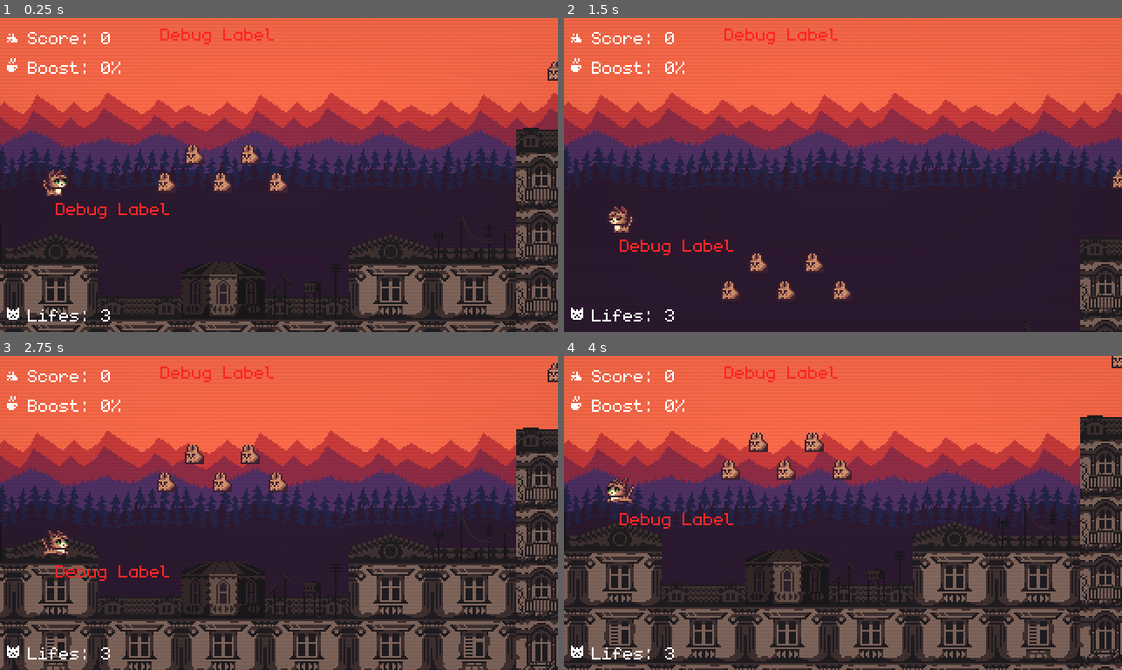
Above: before the commit, frames 1-4 (two rows, left to right).
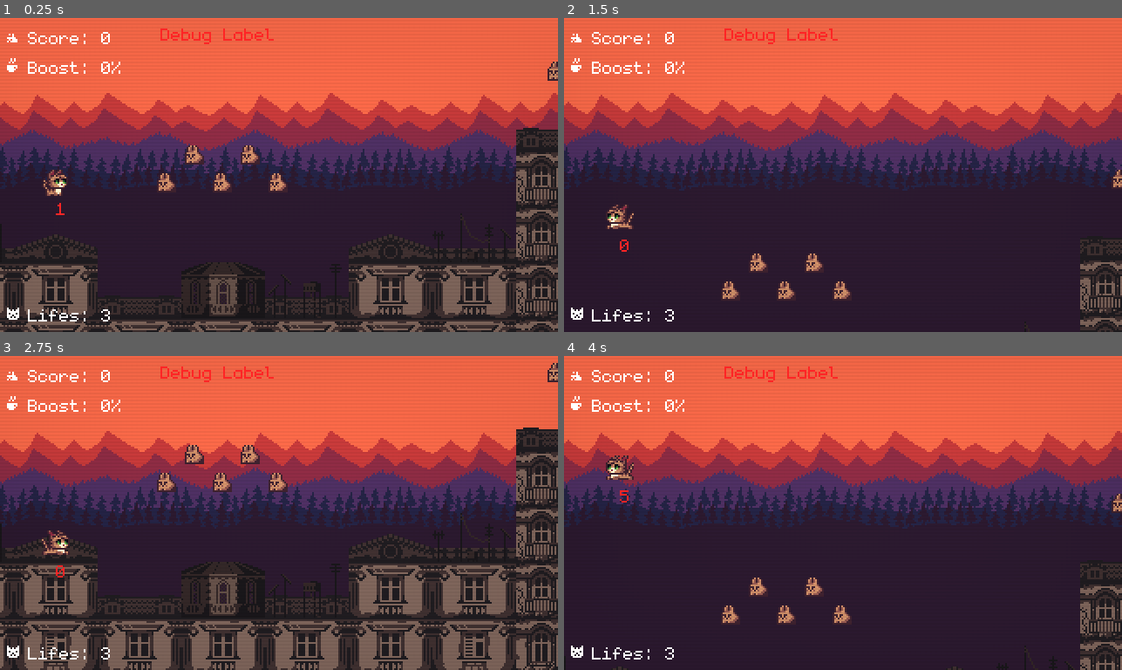
Above: after the commit, the same moments.

Repository: darkgraycat/marcy-runner-gd
Game: Godot game, scene res://autoload/main.tscn
The game is run twice, just before and just after one commit, with the same random seed, the same clock (stepped at 60 frames per second) and the same inputs.
Inputs:
- Up to frame 1 (0.25 s): no input
- Up to frame 2 (1.5 s): tap Enter (debug_action) at 0.5 s; hold W (move_right) 0.53-1.28 s; tap Space (jump) at 0.6, 0.77, 1.07, 1.35 s; hold Q (move_left) from 1.28 s (still down)
- Up to frame 3 (2.75 s): tap Space (jump) at 1.52, 1.82, 2.1 s; release Q (move_left) at 2.03 s; hold W (move_right) from 2.03 s (still down)
- Up to frame 4 (4 s): tap Space (jump) at 2.85, 3.02, 3.32, 3.6, 3.77 s; release W (move_right) at 3.53 s; hold Q (move_left) from 3.53 s (still down)

The runs differ from the first frame. In frame 1, 0.3% of the frame differs, in the area x 10-31%, y 58-64%; in frame 2, 0.5%; in frame 3, 0.2%; in frame 4, 18%, in the area x 0-100%, y 0-100%.

Commit message:
: did cleanup

Diff:
--- a/autoload/util.gd
+++ b/autoload/util.gd
@@ -12,7 +12,7 @@
 
 func log(msg: String, ...rest: Array) -> void:
 	var time := float(Time.get_ticks_msec())
-	prints("%8.3f│%s" % [time / 1000, msg], rest)
+	prints("%8.3f│%s" % [time / 1000, msg], " ".join(rest))
 
 
 func notify(message: String, channel: int = 0) -> void:
@@ -97,10 +97,10 @@
 		func(n: Node) -> bool: return is_instance_of(n, type)
 	)
 
-
-func sleep(delay: float) -> void:
-	await get_tree().create_timer(delay).timeout
-
+func sleep(seconds: float) -> void:
+	while seconds > 0.0:
+		await get_tree().process_frame
+		seconds -= get_process_delta_time()
 
 ## VALIDATION AND ERROR HANDLING ###############################################
 
--- a/components/attributes.gd
+++ b/components/attributes.gd
@@ -2,6 +2,7 @@
 
 signal changed(key: String, value: float)
 signal switched(key: String, value: bool)
+signal expired(key: String)
 
 @export var attributes: AttributesResource
 
@@ -17,21 +18,34 @@
 	changed.emit(key, value)
 
 func addv(key: String, value: float) -> void:
-	setv(key, attributes.values[key] + value)
+	attributes.values[key] += value
+	changed.emit(key, attributes.values[key])
 
 func geti(key: String) -> int:
-	return int(attributes.values[key])
+	return int(getv(key))
 
 func seti(key: String, value: int) -> void:
-	attributes.values[key] = float(value)
-	changed.emit(key, value)
+	return setv(key, float(value))
 
 func addi(key: String, value: int) -> void:
-	seti(key, int(attributes.values[key] + value))
+	return addv(key, float(value))
 
 func enabled(key: String) -> bool:
 	return getv(key) > 0
 
 func switch(key: String, value: bool) -> void:
-	attributes.values[key] = 1 if value else 0
+	setv(key, 1 if value else 0)
 	switched.emit(key, value)
+
+func setv_timed(key: String, value: float, seconds: float) -> void:
+	var prev := getv(key)
+	setv(key, value)
+	await Utils.sleep(seconds)
+	setv(key, prev)
+	expired.emit()
+
+func seti_timed(key: String, value: int, seconds: float) -> void:
+	await setv_timed(key, float(value), seconds)
+
+func switch_timed(key: String, value: bool, seconds: float) -> void:
+	await setv_timed(key, 1 if value else 0, seconds)
--- a/components/c_attributes.gd
+++ /dev/null
@@ -1,49 +0,0 @@
-class_name CAttributes extends Node
-
-signal changed(key: String, value: float)
-signal switched(key: String, value: bool)
-
-@export var data: CAttributesResource
-
-
-func _ready() -> void:
-	assert(data, "CAttributesResource is not defined")
-	data._init()
-
-
-func getv(key: String) -> float:
-	return data._attrs[key]
-
-
-func setv(key: String, value: float) -> void:
-	data._attrs[key] = value
-	changed.emit(key, value)
-
-
-func modv(key: String, value: float) -> float:
-	setv(key, value)
-	return data._attrs[key]
-
-
-func geti(key: String) -> int:
-	return int(data._attrs[key])
-
-
-func seti(key: String, value: int) -> void:
-	data._attrs[key] = float(value)
-	changed.emit(key, value)
-
-
-func modi(key: String, value: int) -> int:
-	seti(key, value)
-	return int(data._attrs[key])
-
-
-
-func enabled(key: String) -> bool:
-	return data._attrs[key] > 0.0
-
-
-func switch(key: String, flag: bool) -> void:
-	data._attrs[key] = 1.0 if flag else 0.0
-	switched.emit(key, flag)
--- a/components/c_attributes.resource.gd
+++ /dev/null
@@ -1,11 +0,0 @@
-@abstract class_name CAttributesResource extends Resource
-
-var _attrs: Dictionary[String, float]
-
-
-@abstract
-func get_attributes() -> Dictionary[String, float]
-
-
-func _init() -> void:
-	_attrs = get_attributes()
--- a/components/c_gravity.gd
+++ /dev/null
@@ -1,32 +0,0 @@
-class_name CGravity extends Node
-
-@export var body: CharacterBody2D
-@export var weight := 1.0:
-	set(v): weight = v; _gravity_force = v * Globals.GRAVITY
-
-var _gravity_force := 0.0
-var _is_running := false
-
-
-func _ready() -> void:
-	assert(body, "CharacterBody2D is not defined")
-	_gravity_force = weight * Globals.GRAVITY
-
-
-
-func apply_gravity(delta: float) -> void:
-	if !body.is_on_floor():
-		body.velocity.y += _gravity_force * delta
-
-
-func is_falling() -> bool:
-	return  !body.is_on_floor() && body.velocity.y > 0
-
-
-func _update_velocity() -> void:
-	_is_running = true
-	while body.velocity.y > 0 && !body.is_on_floor():
-		body.velocity.y += _gravity_force * get_physics_process_delta_time()
-		await get_tree().physics_frame
-
-	_is_running = false
--- a/components/c_jumping.gd
+++ /dev/null
@@ -1,27 +0,0 @@
-class_name CJumping extends Node
-
-@export var body: CharacterBody2D
-@export var jumps_max: int = 10
-@export var jump_force: float = 250.0
-
-var is_jumping: bool = false
-var jumps_left: int
-
-func _ready() -> void:
-	assert(body, "CharacterBody2D is not defined")
-	jumps_left = jumps_max
-
-func jump() -> bool:
-	if is_jumping || jumps_left <= 0: return false
-	body.velocity.y = -jump_force * 5
-	jumps_left -= 1
-	is_jumping = true
-	return is_jumping
-
-func stop() -> void:
-	is_jumping = false
-
-	if body.velocity.y < 0:
-		body.velocity.y /= 2
-
-	pass
--- a/components/c_velocity.gd
+++ /dev/null
@@ -1,31 +0,0 @@
-class_name CVelocity extends Node
-
-@export var body: CharacterBody2D
-@export var acceleration := 10.0
-@export var target_speed := 50.0
-
-var _target_velocity := 0.0
-var _is_running := false
-
-func _ready() -> void:
-	assert(body, "CharacterBody2D is not defined")
-
-
-func move(direction: float) -> void:
-	_target_velocity = direction * target_speed
-	if !_is_running: _update_velocity()
-
-
-func stop() -> void:
-	move(0.0)
-
-
-func _update_velocity() -> void:
-	_is_running = true
-	while abs(body.velocity.x - _target_velocity) > 0.1:
-		var lerp_weight := 1.0 - exp(-acceleration * get_physics_process_delta_time())
-		body.velocity.x = lerp(body.velocity.x, _target_velocity, lerp_weight)
-		await get_tree().physics_frame
-
-	body.velocity.x = _target_velocity
-	_is_running = false
--- a/components/c_controller.gd
+++ b/components/controller.gd
@@ -1,4 +1,5 @@
-class_name CController extends Control
+class_name Controller extends Control
+
 
 signal move_started(axis: float)
 signal move_stopped()
@@ -7,10 +8,10 @@
 
 enum Key { Left, Right, Jump }
 
-@export var scheme: Dictionary[CController.Key, StringName] = {
-	Key.Left: &"ui_left",
-	Key.Right: &"ui_right",
-	Key.Jump: &"ui_select",
+@export var scheme: Dictionary[Controller.Key, StringName] = {
+	Key.Left: &"move_left",
+	Key.Right: &"move_right",
+	Key.Jump: &"jump",
 }
 
 func _input(event: InputEvent) -> void:
--- a/scenes/entities/enemy/drone.enemy.tscn
+++ b/scenes/entities/enemy/drone.enemy.tscn
@@ -5,7 +5,7 @@
 [ext_resource type="Script" uid="uid://bgls2w0utsm1a" path="res://components/status_effect/status_effect.resource.gd" id="2_goa2j"]
 [ext_resource type="Script" uid="uid://dbs3r07tmmat7" path="res://components/status_effect/collection/health_mod.status_effect.gd" id="3_hj7f3"]
 [ext_resource type="Script" uid="uid://bow30cxumeo27" path="res://components/status_effect/collection/knockback.status_effect.gd" id="4_ip72x"]
-[ext_resource type="Script" uid="uid://xypka0y55jpc" path="res://components/c_velocity.gd" id="5_ip72x"]
+[ext_resource type="Script" uid="uid://ducc4yyfp47p0" path="res://components/movement.gd" id="5_ip72x"]
 [ext_resource type="PackedScene" uid="uid://bnssyl4v6wjh8" path="res://scenes/ui/debug_label.tscn" id="6_5pdap"]
 
 [sub_resource type="Resource" id="Resource_3ieed"]
@@ -94,9 +94,11 @@
 
 [node name="Components" type="Node" parent="."]
 
-[node name="CVelocity" type="Node" parent="Components" node_paths=PackedStringArray("body")]
+[node name="Movement" type="Node" parent="Components" node_paths=PackedStringArray("body")]
 script = ExtResource("5_ip72x")
 body = NodePath("../..")
+target_speed = 50.0
+metadata/_custom_type_script = "uid://ducc4yyfp47p0"
 
 [node name="Sprite2D" type="Sprite2D" parent="."]
 position = Vector2(0, -4)
--- a/scenes/entities/enemy/enemy.gd
+++ b/scenes/entities/enemy/enemy.gd
@@ -8,8 +8,8 @@
 @export var hurbox_area_2d: Area2D
 @export var status_effects: Array[StatusEffectResource] = []
 
-@onready var c_velocity: CVelocity = $Components/CVelocity
-@onready var c_gravity: CGravity = $Components/CGravity
+@onready var movement: Movement = $Components/Movement
+@onready var gravity: Gravity = $Components/Gravity
 
 var is_dying: bool = false
 
@@ -20,14 +20,14 @@
 	hurbox_area_2d.body_entered.connect(_on_hurbox_area_2d_body_entered)
 	animation_player.play("idle")
 
-	if c_velocity: c_velocity.move(movement_direction)
+	if movement: movement.move(movement_direction)
 
 
 func _physics_process(delta: float) -> void:
 	# TODO: it just doesnt work
 	# solution: dont use Base classes on entities
 	# 			do a full composition instead
-	if c_gravity: c_gravity.apply_gravity(delta)
+	if gravity: gravity.apply_gravity(delta)
 	move_and_slide()
 
 
--- a/scenes/entities/enemy/slow_station.enemy.tscn
+++ b/scenes/entities/enemy/slow_station.enemy.tscn
@@ -5,7 +5,7 @@
 [ext_resource type="Texture2D" uid="uid://bhfr557mvmy7c" path="res://assets/sprites/enemies.png" id="2_qb5fb"]
 [ext_resource type="Resource" uid="uid://bvukyg7q2cjwg" path="res://resources/status_effects/dispel_speed_timed.status_effect.tres" id="3_2gisq"]
 [ext_resource type="Resource" uid="uid://bam4wp1arw58h" path="res://resources/status_effects/slow_25_5s.status_effect.tres" id="4_nm7ey"]
-[ext_resource type="Script" uid="uid://2ijufwrafa3" path="res://components/c_gravity.gd" id="5_nm7ey"]
+[ext_resource type="Script" uid="uid://c7o8ufu43hivi" path="res://components/gravity.gd" id="5_nm7ey"]
 
 [sub_resource type="Animation" id="Animation_y7108"]
 length = 0.001
@@ -81,12 +81,13 @@
 status_effects = Array[ExtResource("2_cc8sq")]([ExtResource("3_2gisq"), ExtResource("4_nm7ey")])
 metadata/_custom_type_script = "uid://ci1vbr35wldyi"
 
-[node name="Node" type="Node" parent="."]
+[node name="Components" type="Node" parent="."]
 
-[node name="CGravity" type="Node" parent="Node" node_paths=PackedStringArray("body")]
+[node name="Gravity" type="Node" parent="Components" node_paths=PackedStringArray("body")]
 script = ExtResource("5_nm7ey")
 body = NodePath("../..")
-metadata/_custom_type_script = "uid://2ijufwrafa3"
+weight = 1.5
+metadata/_custom_type_script = "uid://c7o8ufu43hivi"
 
 [node name="Sprite2D" type="Sprite2D" parent="."]
 position = Vector2(0, -2)
--- a/scenes/entities/player/player.gd
+++ b/scenes/entities/player/player.gd
@@ -1,6 +1,6 @@
 class_name Player extends CharacterBody2D
 
-@export var c_controller: CController
+@export var controller: Controller
 
 @onready var sprite_2d: Sprite2D = $Sprite2D
 @onready var animation_player: AnimationPlayer = $AnimationPlayer
@@ -12,15 +12,7 @@
 @onready var health: Health = $Components/Health
 @onready var attributes: Attributes = $Components/Attributes
 
-enum State {Idle, Move, Jump, Die, Oiia}
 const RAINBOW_MATERIAL = preload("res://scenes/entities/player/rainbow_material.tres")
-
-var input_move: float = 0.0
-var input_jump: bool = false
-var jump_in_progress: bool = false
-var current_state: String = "idle"
-var state: State = State.Idle: set = set_state
-
 
 func _ready() -> void:
 	movement.target_speed = attributes.getv(AttrPlayer.Key.MoveVelocity)
@@ -30,83 +22,55 @@
 	jumping.target_force = attributes.getv(AttrPlayer.Key.JumpVelocity)
 	jumping.maximum_jumps = attributes.geti(AttrPlayer.Key.JumpsAmount)
 	gravity.landed.connect(func() -> void:
-		print("Landed")
-		animation_player.play(&"idle")
+		update_animation()
 	)
 
 	health.died.connect(func() -> void:
 		die.call_deferred())
 	health.changed.connect(func(health: float) -> void:
-		attributes.setv(AttrPlayer.Key.Health, health)
-		Events.emit_player_attr_updated(AttrPlayer.Key.Health, health))
+		attributes.setv(AttrPlayer.Key.Health, health))
 
-	attributes.changed.connect(Events.emit_player_attr_updated)
+	controller.jump_started.connect(func() -> void:
+		jumping.jump()
+		animation_player.play(&"jump"))
 
-	c_controller.jump_started.connect(func() -> void:
-		jumping.jump()
-		if is_on_floor(): animation_player.play(&"jump"))
+	controller.jump_stopped.connect(func() -> void:
+		jumping.stop()
+		update_animation())
 
-	c_controller.jump_stopped.connect(func() -> void:
-		jumping.stop()
-		if !is_on_floor():
-			# TODO: add fall animation
-			animation_player.play(&"jump"))
+	controller.move_started.connect(func(direction: float) -> void:
+		movement.move(direction)
+		sprite_2d.flip_h=direction < 0
+		update_animation())
 
-	c_controller.move_started.connect(func(direction: float) -> void:
-		movement.move(direction)
-		sprite_2d.flip_h = direction < 0
-		if is_on_floor(): animation_player.play(&"walk"))
+	controller.move_stopped.connect(func() -> void:
+		movement.stop()
+		update_animation())
 
-	c_controller.move_stopped.connect(func() -> void:
-		movement.stop()
-		if is_on_floor(): animation_player.play(&"idle"))
+	attributes.changed.connect(_on_attributes_changed)
+	#attributes.seti(AttrPlayer.Key.JumpsAmount, 10)
 
+	await Utils.sleep(2)
+	attributes.seti_timed(AttrPlayer.Key.JumpsAmount, 10, 60)
 
 func _physics_process(_delta: float) -> void:
 	move_and_slide()
+	Events.emit("%s" % jumping.jumps_remaining, "debug_player")
 
-
-func set_state(new_state: State) -> void:
-	if state == new_state: return
-	state = new_state
-	sprite_2d.modulate = Color.WHITE
-	match state:
-		State.Idle: animation_player.play(&"idle")
-		State.Move: animation_player.play(&"walk")
-		State.Jump: animation_player.play(&"jump")
-		State.Oiia: animation_player.play(&"oiia")
-
-
-func next_state() -> State:
-	if state == State.Oiia:
-		return State.Oiia
-	if !is_on_floor():
-		return State.Jump
-	#elif abs(c_velocity._target_velocity) > 0.5:
-	elif abs(movement.target_velocity) > 0.5:
-		return State.Move
-	else:
-		return State.Idle
-
-
-func get_current_state() -> String:
-	return (
-		"jump" if not is_on_floor() else
-		"walk" if abs(velocity.x) > Globals.ACCELERATION else "idle"
+func update_animation() -> void:
+	animation_player.play(
+		&"jump" if not is_on_floor() else
+		&"walk" if abs(movement.target_velocity) > 0.5 else
+		&"idle"
 	)
-
 
 func die() -> void:
 	set_physics_process(false)
-	# movement_component.set_physics_process(false)
-	# c_velocity.set_physics_process(false)
 	movement.set_physics_process(false)
-
 	collision_shape_2d.disabled = true
 	animation_player.play("die")
 	await animation_player.animation_finished
 	Events.emit_player_died()
-
 
 func respawn(spawn_point: Vector2) -> void:
 	global_position = spawn_point
@@ -116,21 +80,19 @@
 	movement.set_physics_process(false)
 	collision_shape_2d.disabled = false
 	velocity = Vector2.ZERO
-	state = State.Idle
 	#status_effect_component.destroy_all_status_effects()
 	animation_player.play("RESET")
+	update_animation()
 	Events.emit_player_spawned(spawn_point)
 
 
-func _on_state_machine_enter_state(_idx: int, state_name: StringName) -> void:
-	match state_name:
-		"idle": prints("In idle state")
-		"walk": prints("In walk state")
-		"jump": prints("In jump state")
-	pass # Replace with function body.
+func _on_attributes_changed(key: String, value: float) -> void:
+	match key:
+		AttrPlayer.Key.MoveVelocity: movement.target_velocity = value
+		AttrPlayer.Key.MoveVelocity: movement.target_velocity = value
+		AttrPlayer.Key.Health: health.maximum_health = value
+		AttrPlayer.Key.JumpsAmount: jumping.maximum_jumps = int(value)
+		AttrPlayer.Key.JumpVelocity: jumping.target_force = value
 
-
-func _on_status_effect_component_status_effect_changed(status_effect: StatusEffectResource, is_applied: bool) -> void:
-	match status_effect.name:
-		"Oiia": state = State.Oiia if is_applied else State.Idle
-	#Events.emit_effects_updated(status_effect_component)
+	Utils.log("Player changed", key, "to", value)
+	Events.emit_player_attr_updated(key, value)
--- a/scenes/level/level.tscn
+++ b/scenes/level/level.tscn
@@ -13,7 +13,7 @@
 [ext_resource type="PackedScene" uid="uid://esk118apvowd" path="res://scenes/entities/enemy/slow_station.enemy.tscn" id="12_22udv"]
 [ext_resource type="PackedScene" uid="uid://dwvy3iglky6ea" path="res://scenes/entities/item/life.item.tscn" id="16_ra12g"]
 [ext_resource type="PackedScene" uid="uid://cu5doia18e8jp" path="res://scenes/parallax/parallax.tscn" id="16_xwduj"]
-[ext_resource type="Script" uid="uid://d1cmpfkt8ri1" path="res://components/c_controller.gd" id="17_ivku7"]
+[ext_resource type="Script" uid="uid://7uoop8neh54d" path="res://components/controller.gd" id="17_ss4b2"]
 [ext_resource type="PackedScene" uid="uid://cusa4cpmqiqdn" path="res://scenes/entities/item/bean.item.tscn" id="18_jpfpk"]
 [ext_resource type="PackedScene" uid="uid://cj2kxo8h6pjyr" path="res://scenes/tile_map_grid/tile_map_grid.tscn" id="18_ss4b2"]
 [ext_resource type="PackedScene" uid="uid://dclf27yij27b2" path="res://scenes/entities/item/panacat.item.tscn" id="19_eqy4y"]
@@ -72,26 +72,20 @@
 tile_map_data = PackedByteArray("AAAcAAsAAAAAAAAABwAfAAoAAAAAAAAABwAiAAkAAAAAAAAABwBHAAYAAAAAAAAABwAWAAAAAAAAAAAACABDAA …(976 unchanged characters)…
 tile_set = SubResource("TileSet_ch102")
 
-[node name="Player" parent="." node_paths=PackedStringArray("c_controller") instance=ExtResource("3_dlyvo")]
+[node name="Player" parent="." node_paths=PackedStringArray("controller") instance=ExtResource("3_dlyvo")]
 unique_name_in_owner = true
 position = Vector2(72, 48)
-c_controller = NodePath("CController")
+controller = NodePath("Controller")
+
+[node name="Controller" type="Control" parent="Player"]
+layout_mode = 3
+anchors_preset = 0
+offset_right = 40.0
+offset_bottom = 40.0
+script = ExtResource("17_ss4b2")
 
 [node name="Camera2D" type="Camera2D" parent="Player"]
 offset = Vector2(128, 0)
 limit_bottom = 180
 limit_smoothed = true
 position_smoothing_enabled = true
-
-[node name="CController" type="Control" parent="Player"]
-layout_mode = 3
-anchors_preset = 0
-offset_right = 40.0
-offset_bottom = 40.0
-script = ExtResource("17_ivku7")
-scheme = Dictionary[int, StringName]({
-0: &"move_left",
-1: &"move_right",
-2: &"jump"
-})
-metadata/_custom_type_script = "uid://d1cmpfkt8ri1"
Not shown, removed: components/c_attributes.gd.uid
Not shown, removed: components/c_attributes.resource.gd.uid
Not shown, removed: components/c_controller.gd.uid
Not shown, removed: components/c_gravity.gd.uid
Not shown, removed: components/c_jumping.gd.uid
Not shown, removed: components/c_velocity.gd.uid
Not shown, added: components/controller.gd.uid
Not shown, removed: notes.md
